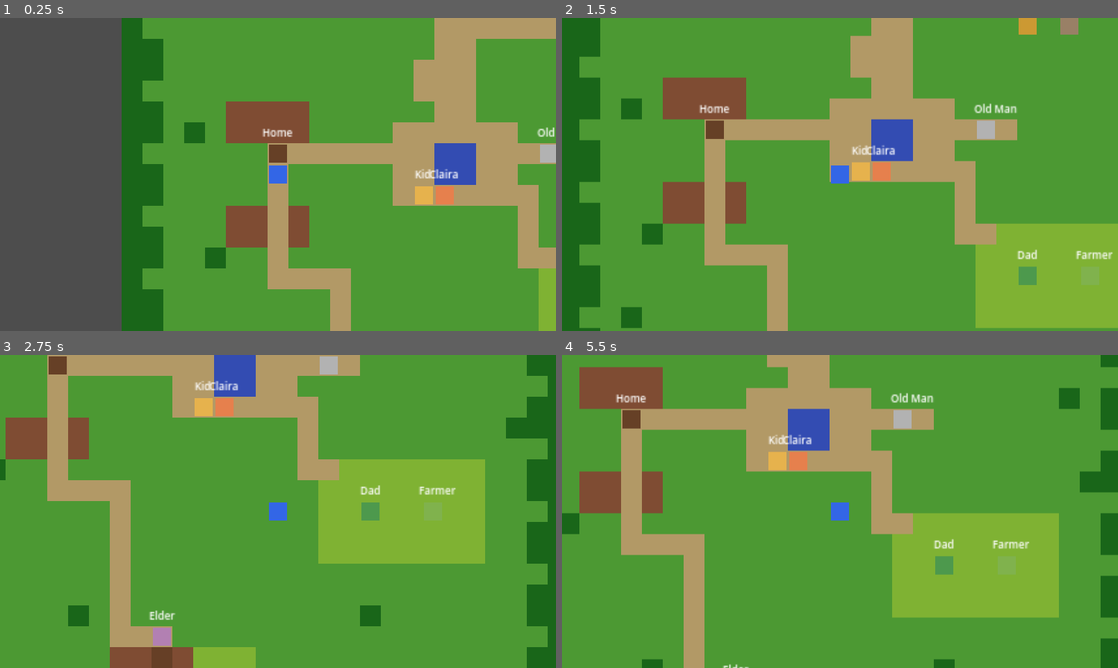
Above: before the commit, frames 1-4 (two rows, left to right).
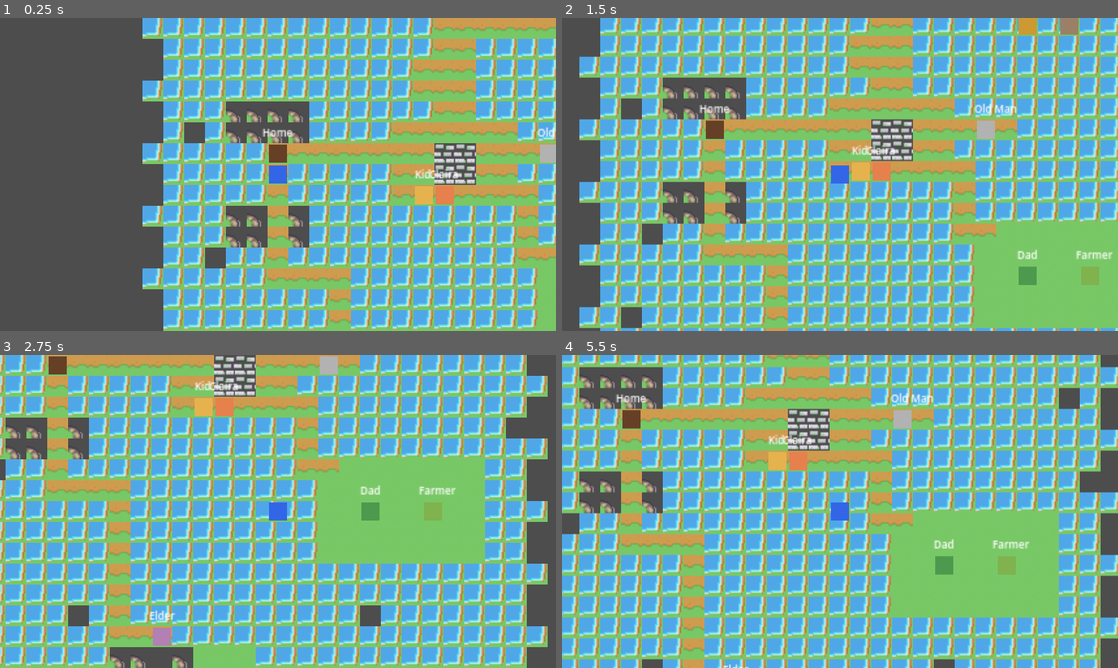
Above: after the commit, the same moments.

Repository: TunaCan-Jerry/automatic-dreamland
Game: Godot game, scene res://scenes/overworld/village.tscn
The game is run twice, just before and just after one commit, with the same random seed, the same clock (stepped at 60 frames per second) and the same inputs.
Inputs (mouse positions are in pixels of both pictures, inside the frame that each line leads up to):
- Up to frame 1 (0.25 s): no input
- Up to frame 2 (1.5 s): tap Enter (ui_accept) at 0.5, 0.77 s; move the mouse to (962, 158) at 0.52 s; hold Right (ui_right) 0.53-1.28 s; click (962, 158) at 0.67 s; move the mouse to (728, 190) at 1.27 s; hold Down (ui_down) from 1.28 s (still down)
- Up to frame 3 (2.75 s): tap Enter (ui_accept) at 1.52 s; move the mouse to (333, 442) at 2.02 s; release Down (ui_down) at 2.03 s; hold Right (ui_right) from 2.03 s (still down)
- Up to frame 4 (5.5 s): move the mouse to (812, 574) at 2.77 s; release Right (ui_right) at 2.78 s; hold Up (ui_up) 2.78-3.53 s; click (812, 574) at 2.92 s; tap Enter (ui_accept) at 3.02, 3.77, 4.25, 4.52, 5 s; move the mouse to (1006, 558) at 3.52 s; hold Left (ui_left) 3.53-5.03 s; move the mouse to (673, 464) at 4.27 s; move the mouse to (867, 511) at 5.02 s; hold Down (ui_down) from 5.03 s (still down); click (867, 511) at 5.17 s

The runs differ from the first frame. In frame 1, 77% of the frame differs, in the area x 21-100%, y 0-100%; in frame 2, 98%; in frame 3, 98%; in frame 4, 98%, in the area x 0-100%, y 0-100%.

Commit message:
feat: integrate Serene Village tileset for village map
Replace colored rectangles with LimeZu's Serene Village 16x16
tileset (CC-BY 4.0). Terrain, paths, water, trees now use real
pixel art tiles. Atlas coordinates mapped to our tile types.

Co-Authored-By: Claude Opus 4.6 (1M context) <noreply@anthropic.com>

Diff:
--- a/scripts/overworld/village_map.gd
+++ b/scripts/overworld/village_map.gd
@@ -35,52 +35,55 @@
 	tileset.set_custom_data_layer_type(0, TYPE_BOOL)
 
 	var source := TileSetAtlasSource.new()
-	source.texture = _create_tile_texture()
+	var texture := load("res://assets/serene_village_16x16.png")
+	source.texture = texture
 	source.texture_region_size = Vector2i(TILE_SIZE, TILE_SIZE)
 
-	# Create tiles first
-	for i in range(7):
-		source.create_tile(Vector2i(i, 0))
-
-	# Add source to tileset so custom data layers are accessible
+	# Map our tile types to atlas coordinates in the Serene Village tileset
+	# These are (column, row) positions in the 19x45 grid
+	# We create tiles at these specific atlas coords
+	var tile_atlas_coords: Array[Vector2i] = [
+		Vector2i(1, 1),   # 0: grass (center of grass autotile)
+		Vector2i(7, 1),   # 1: path (center of path autotile)
+		Vector2i(1, 4),   # 2: water (center of water autotile)
+		Vector2i(5, 7),   # 3: building wall (stone/wood)
+		Vector2i(6, 7),   # 4: door
+		Vector2i(4, 1),   # 5: field (lighter grass / farmland)
+		Vector2i(11, 8),  # 6: tree trunk
+	]
+
+	for coord in tile_atlas_coords:
+		if not source.has_tile(coord):
+			source.create_tile(coord)
+
 	var source_id := tileset.add_source(source)
 	tilemap.tile_set = tileset
 
-	# Now set custom data (0=grass, 1=path, 2=water, 3=building, 4=door, 5=field, 6=tree)
+	# Set walkable data: 0=grass, 1=path, 2=water, 3=building, 4=door, 5=field, 6=tree
 	var walkable := [true, true, false, false, true, true, false]
-	for i in range(7):
-		var tile_data := source.get_tile_data(Vector2i(i, 0), 0)
+	for i in range(tile_atlas_coords.size()):
+		var tile_data := source.get_tile_data(tile_atlas_coords[i], 0)
 		tile_data.set_custom_data_by_layer_id(0, walkable[i])
 
+	# Store atlas coords for use in _paint_village
+	_tile_coords = tile_atlas_coords
 	_paint_village(source_id)
 
 
-func _create_tile_texture() -> ImageTexture:
-	var img := Image.create(TILE_SIZE * 7, TILE_SIZE, false, Image.FORMAT_RGB8)
-	var colors := [
-		Color(0.3, 0.6, 0.2),   # grass
-		Color(0.7, 0.6, 0.4),   # path
-		Color(0.2, 0.3, 0.7),   # water
-		Color(0.5, 0.3, 0.2),   # building
-		Color(0.4, 0.25, 0.15), # door
-		Color(0.5, 0.7, 0.2),   # field
-		Color(0.1, 0.4, 0.1),   # tree
-	]
-	for i in range(7):
-		for x in range(TILE_SIZE):
-			for y in range(TILE_SIZE):
-				img.set_pixel(i * TILE_SIZE + x, y, colors[i])
-	return ImageTexture.create_from_image(img)
+var _tile_coords: Array[Vector2i] = []
+
+func _get_tile(index: int) -> Vector2i:
+	return _tile_coords[index]
 
 
 func _paint_village(source_id: int) -> void:
-	var G := Vector2i(0, 0)  # grass
-	var P := Vector2i(1, 0)  # path
-	var W := Vector2i(2, 0)  # water
-	var B := Vector2i(3, 0)  # building
-	var D := Vector2i(4, 0)  # door
-	var F := Vector2i(5, 0)  # field
-	var T := Vector2i(6, 0)  # tree
+	var G := _get_tile(0)  # grass
+	var P := _get_tile(1)  # path
+	var W := _get_tile(2)  # water
+	var B := _get_tile(3)  # building
+	var D := _get_tile(4)  # door
+	var F := _get_tile(5)  # field
+	var T := _get_tile(6)  # tree
 
 	# Fill with grass
 	for x in range(MAP_W):
Binary file added: assets/serene_village_16x16.png
Binary file added: assets/tilesets/tilesets/Animated stuff/campfire_16x16.gif
Binary file added: assets/tilesets/tilesets/Animated stuff/campfire_16x16.png
Binary file added: assets/tilesets/tilesets/Animated stuff/campfire_32x32.gif
Binary file added: assets/tilesets/tilesets/Animated stuff/campfire_32x32.png
Binary file added: assets/tilesets/tilesets/Animated stuff/campfire_48x48.gif
Binary file added: assets/tilesets/tilesets/Animated stuff/campfire_48x48.png
Binary file added: assets/tilesets/tilesets/Animated stuff/door_16x16.gif
Binary file added: assets/tilesets/tilesets/Animated stuff/door_16x16.png
Binary file added: assets/tilesets/tilesets/Animated stuff/door_32x32.gif
Binary file added: assets/tilesets/tilesets/Animated stuff/door_32x32.png
Binary file added: assets/tilesets/tilesets/Animated stuff/door_48x48.gif
(and 25 more such lines)
